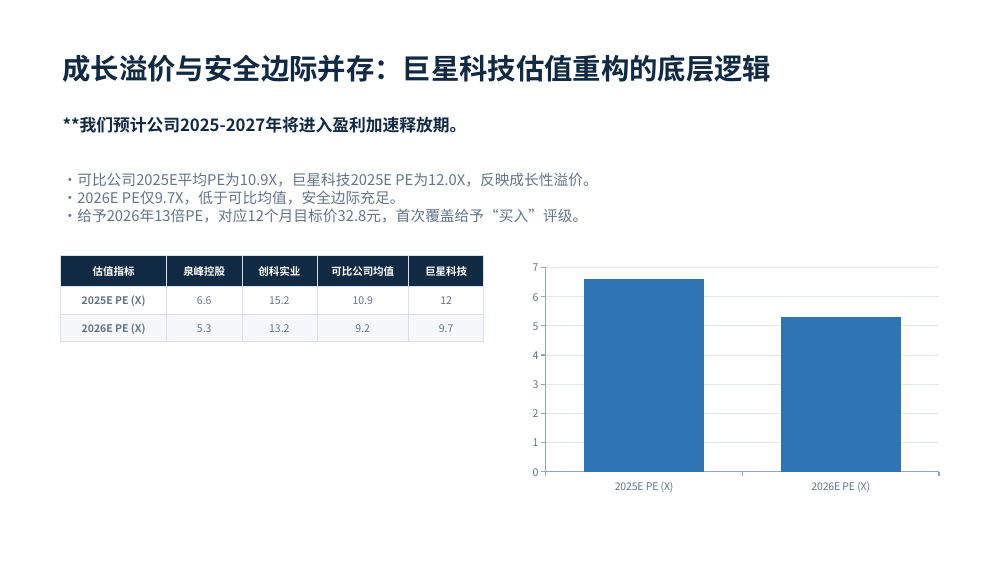
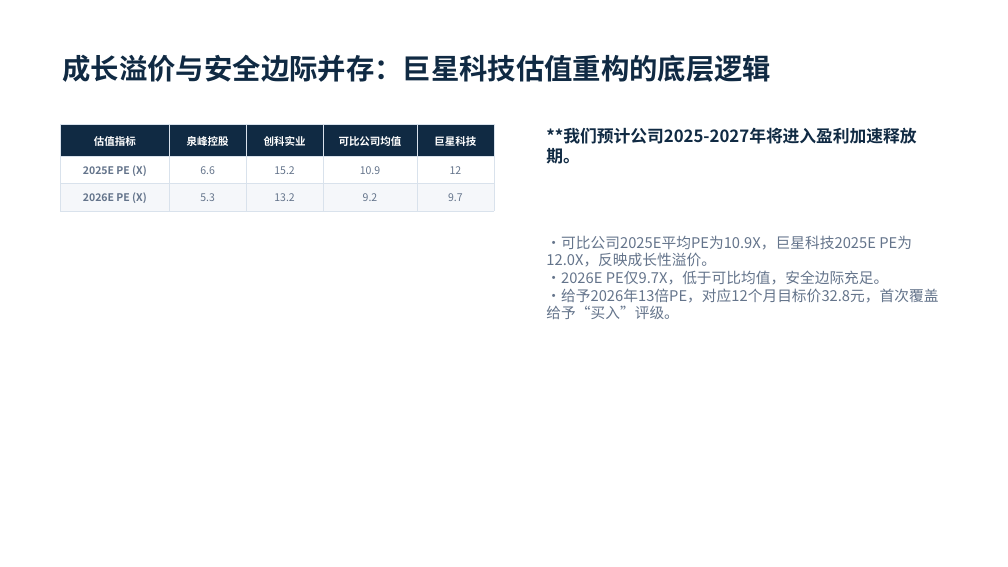
Before and after one commit to vacuum218/research-report-ppt-agent, a slide deck: slide 22 of output/phase1_citation_fix/002444/presentation.pptx. Drawn at 1008x567 pixels with LibreOffice and Linux fonts; fonts in the diff are those of the drawing. Boxes give left, top, right and bottom in pixels: in the first picture for what was removed or moved away, otherwise in the second. Text is boxed around its words. In the diff, an @@ line names an element or a change of style, - is before the commit and + after.

```diff
--- a/output/phase1_citation_fix/002444/presentation.pptx
+++ b/output/phase1_citation_fix/002444/presentation.pptx
@@ table resized from (x1=60, y1=256, x2=482, y2=342) to (x1=60, y1=125, x2=495, y2=211) @@
@@ text "**我们预计公司2025-2027年将进入盈利加速释放期。" rewrapped from (x1=63, y1=116, x2=467, y2=133) to (x1=546, y1=127, x2=916, y2=164) @@
@@ text "•可比公司2025E平均PE为10.9X，巨星科技2025E PE为12.0X，反映成长性溢价。" rewrapped from (x1=63, y1=172, x2=597, y2=223) to (x1=546, y1=235, x2=938, y2=319) @@
@@ column chart removed at (x1=524, y1=256, x2=948, y2=500) @@
-categories: 2025E PE (X), 2026E PE (X)
-Series 1: 6.6, 5.3
```
Also in this commit, not shown: 15 other files.
